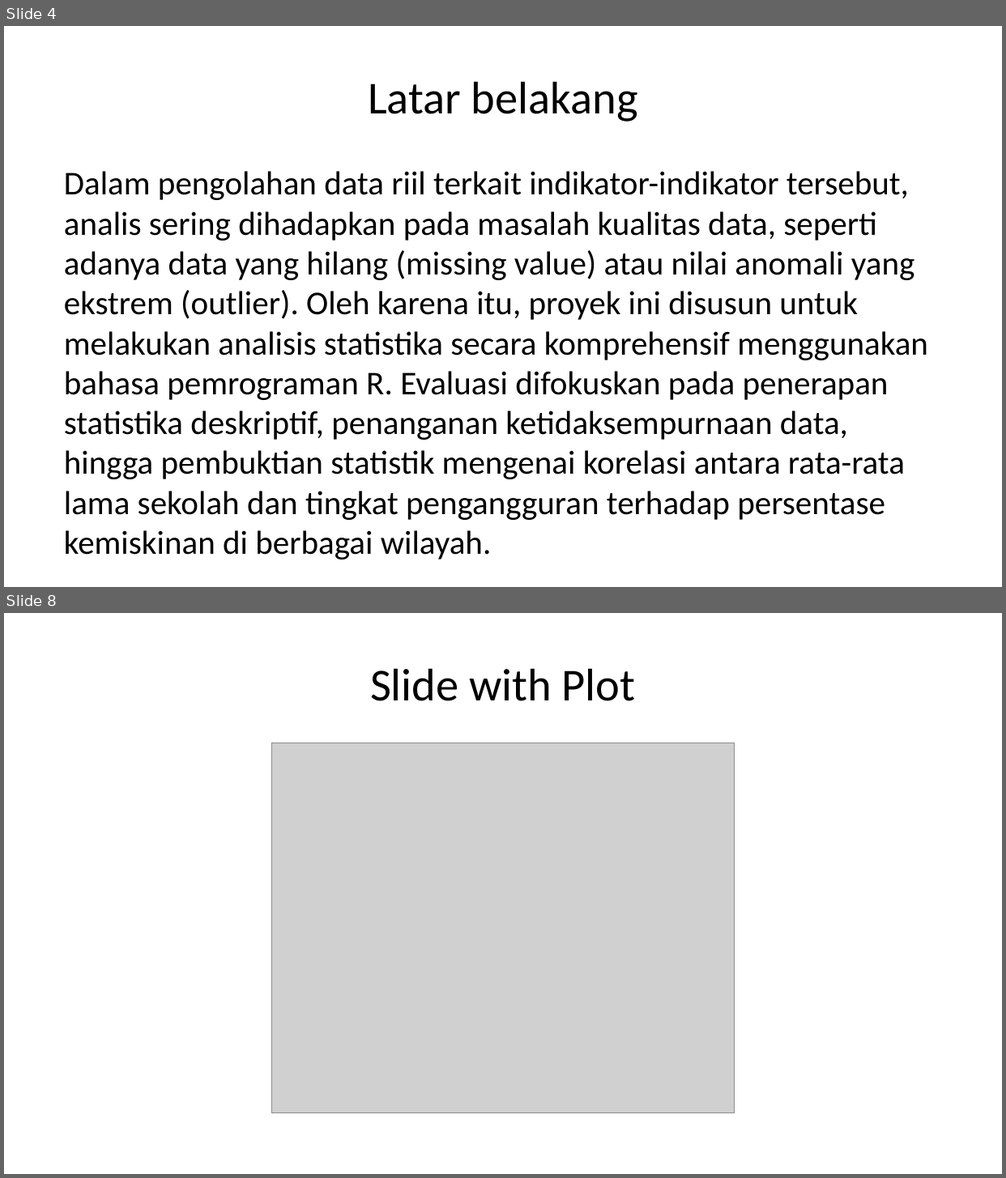
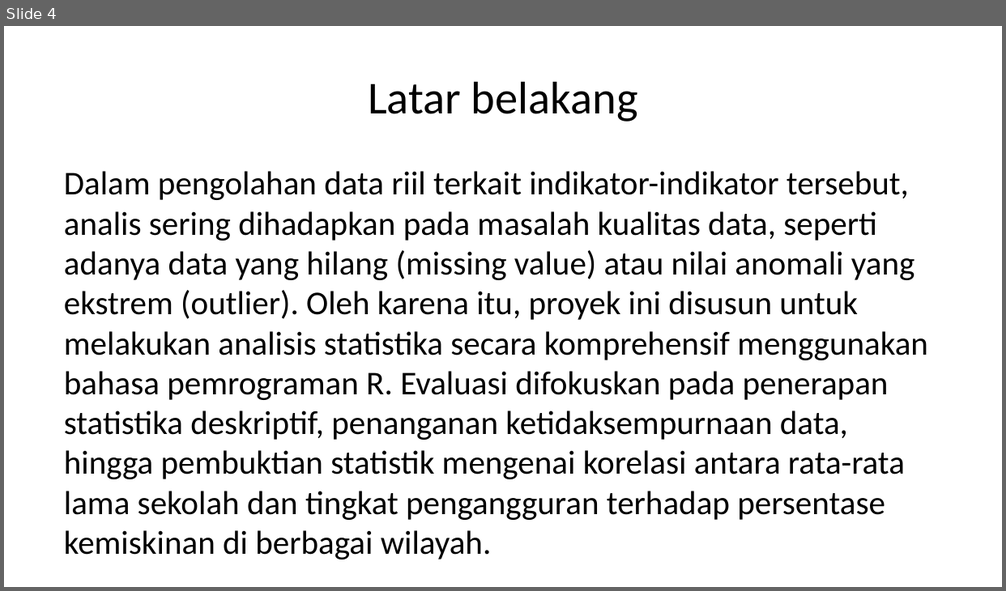
Before and after one commit to inbloom21/probstatproyekakhir, a slide deck: dokumen/PPT-Laporan.pptx. Shown one above the other, each under a label of ours: slides 4 and 8 before the commit, slide 4 after it; the slides between them are not shown. The pictures are 1006x1178 and 1006x591 pixels, drawn with LibreOffice and Linux fonts; fonts in the diff are those of the drawing; grey boxes stand for pictures. Boxes give left, top, right and bottom in pixels: in the first picture for what was removed or moved away, otherwise in the second. Text is boxed around its words. In the diff, an @@ line names an element or a change of style, - is before the commit and + after.

```diff
--- a/dokumen/PPT-Laporan.pptx
+++ b/dokumen/PPT-Laporan.pptx
@@ slide 8 removed at [4,613,1002,1174], background #FFFFFF @@
@@ title removed at [370,668,636,701] @@
-Slide with Plot
@@ picture removed at [271,743,735,1114] @@
```
Also in this commit, not shown: 4 slides added, 4 other slides removed, 2 other files.
